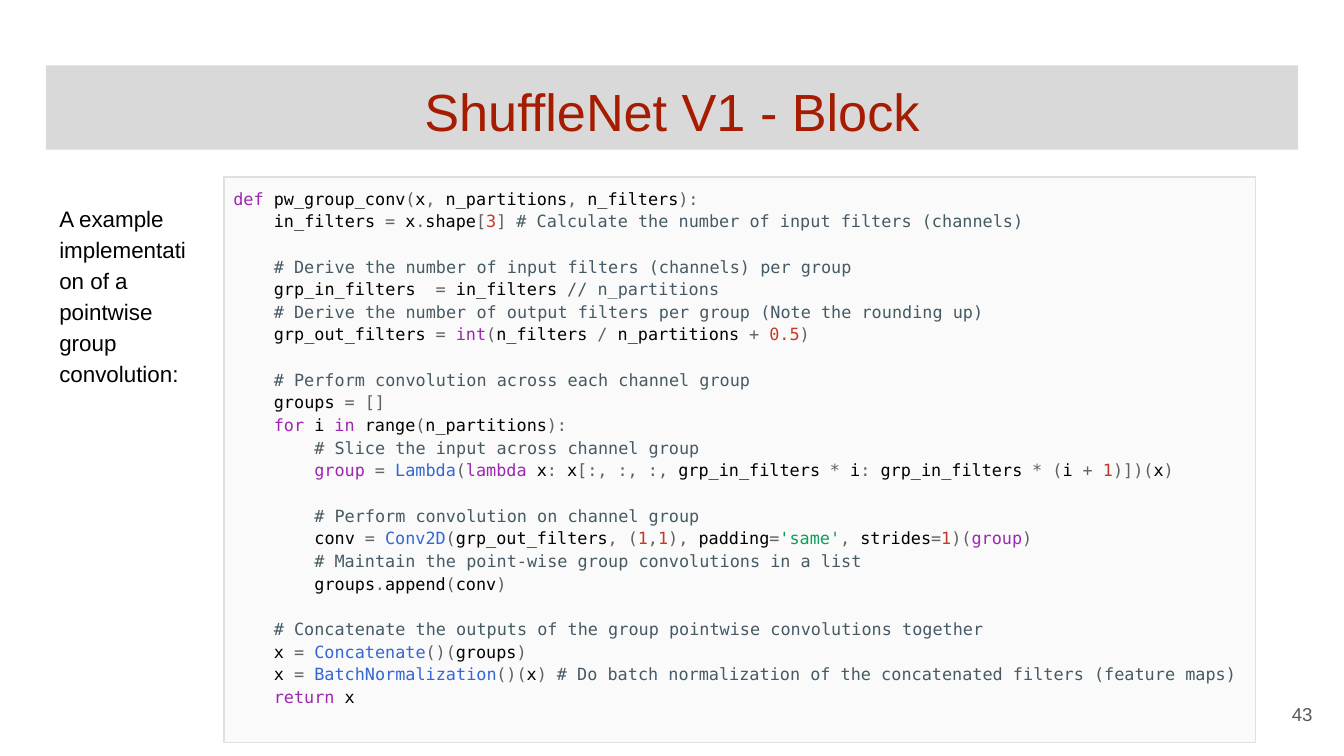
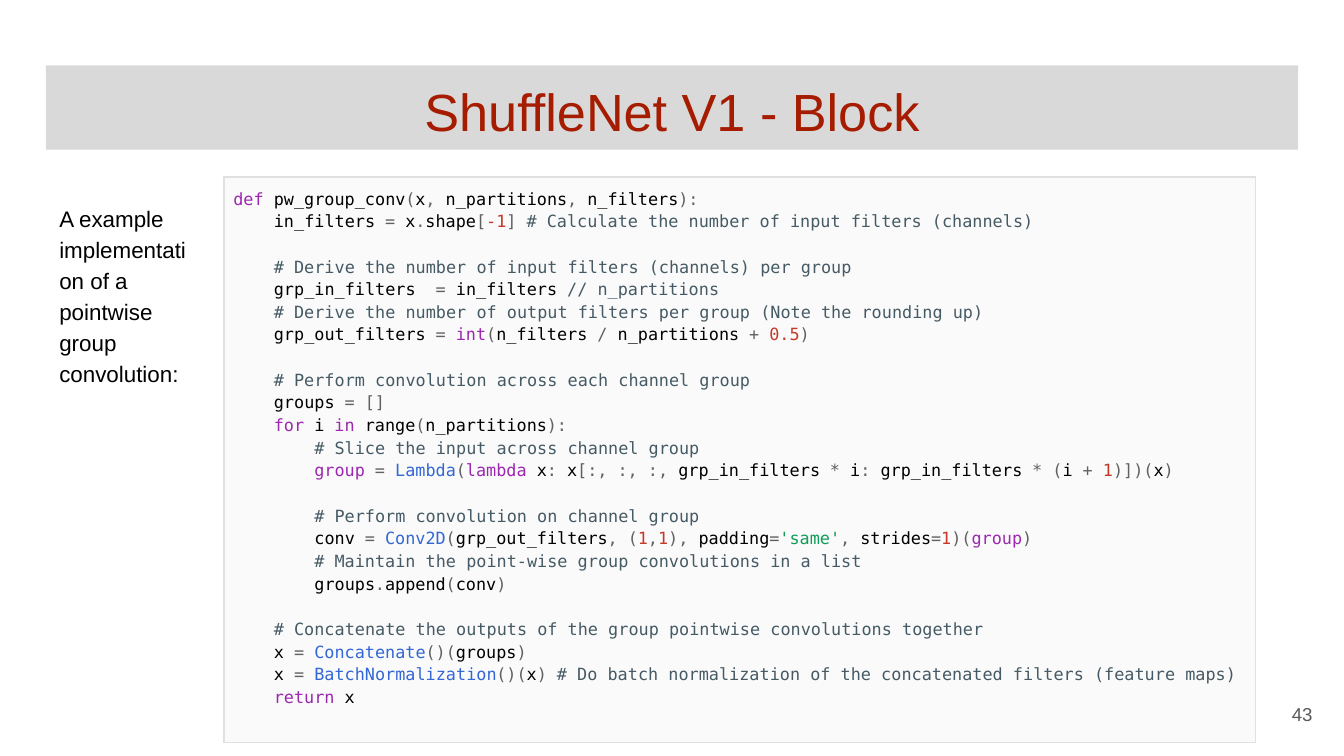
Before and after one commit to GoogleCloudPlatform/keras-idiomatic-programmer, a slide deck: slide 43 of books/deep-learning-design-patterns/Workshops/Junior/Deep Learning Design Patterns - Workshop - Chapter 4.pptx. Drawn at 1344x756 pixels with LibreOffice and Linux fonts; fonts in the diff are those of the drawing. Boxes give left, top, right and bottom in pixels: in the first picture for what was removed or moved away, otherwise in the second. Text is boxed around its words. In the diff, an @@ line names an element or a change of style, - is before the commit and + after.

```diff
--- a/books/deep-learning-design-patterns/Workshops/Junior/Deep Learning Design Patterns - Workshop - Chapter 4.pptx
+++ b/books/deep-learning-design-patterns/Workshops/Junior/Deep Learning Design Patterns - Workshop - Chapter 4.pptx
@@ table at (224, 177, 1255, 708) @@
-row 1, column 1: def pw_group_conv(x, n_partitions, n_filters): / in_filters = x.shape[3] # Calculate the number of input filters (channels) / # Derive the number of input filters (channels) per group / grp_in_filters = in_filters // n_partitions / # Derive the number of output filters per group (Note the rounding up) / grp_out_filters = int(n_filters / n_partitions + 0.5) / # Perform convolution across each channel group / groups = [] / for i in range(n_partitions): / # Slice the input across channel group / group = Lambda(lambda x: x[:, :, :, grp_in_filters * i: grp_in_filters * (i + 1)])(x) / # Perform convolution on channel group / conv = Conv2D(grp_out_filters, (1,1), padding='same', strides=1)(group) / # Maintain the point-wise group convolutions in a list / groups.append(conv) / # Concatenate the outputs of the group pointwise convolutions together / x = Concatenate()(groups) / x = BatchNormalization()(x) # Do batch normalization of the concatenated filters (feature maps) / return x
+row 1, column 1: def pw_group_conv(x, n_partitions, n_filters): / in_filters = x.shape[-1] # Calculate the number of input filters (channels) / # Derive the number of input filters (channels) per group / grp_in_filters = in_filters // n_partitions / # Derive the number of output filters per group (Note the rounding up) / grp_out_filters = int(n_filters / n_partitions + 0.5) / # Perform convolution across each channel group / groups = [] / for i in range(n_partitions): / # Slice the input across channel group / group = Lambda(lambda x: x[:, :, :, grp_in_filters * i: grp_in_filters * (i + 1)])(x) / # Perform convolution on channel group / conv = Conv2D(grp_out_filters, (1,1), padding='same', strides=1)(group) / # Maintain the point-wise group convolutions in a list / groups.append(conv) / # Concatenate the outputs of the group pointwise convolutions together / x = Concatenate()(groups) / x = BatchNormalization()(x) # Do batch normalization of the concatenated filters (feature maps) / return x
```
Also in this commit, not shown: 7 other slides changed.
